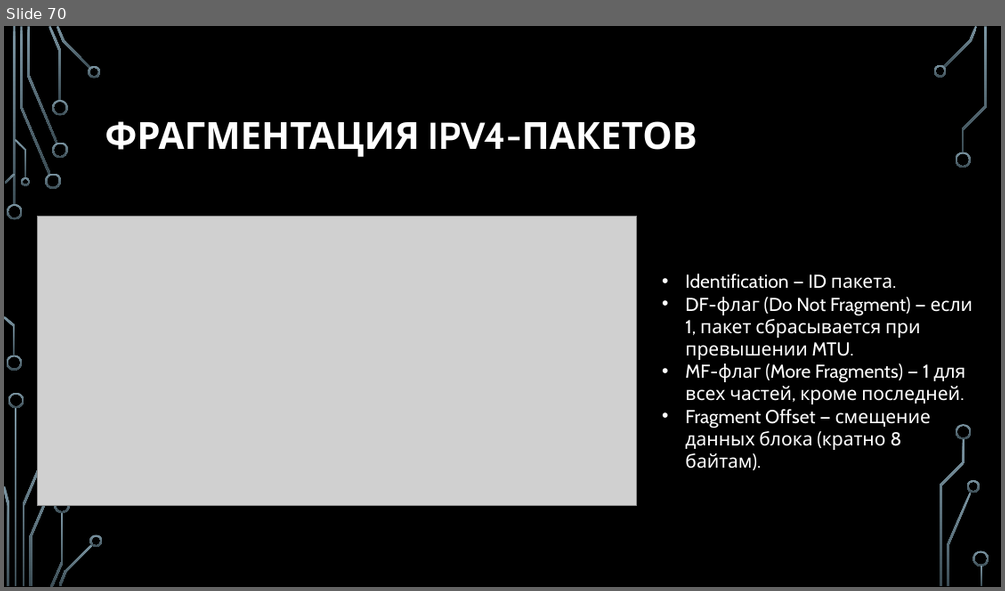
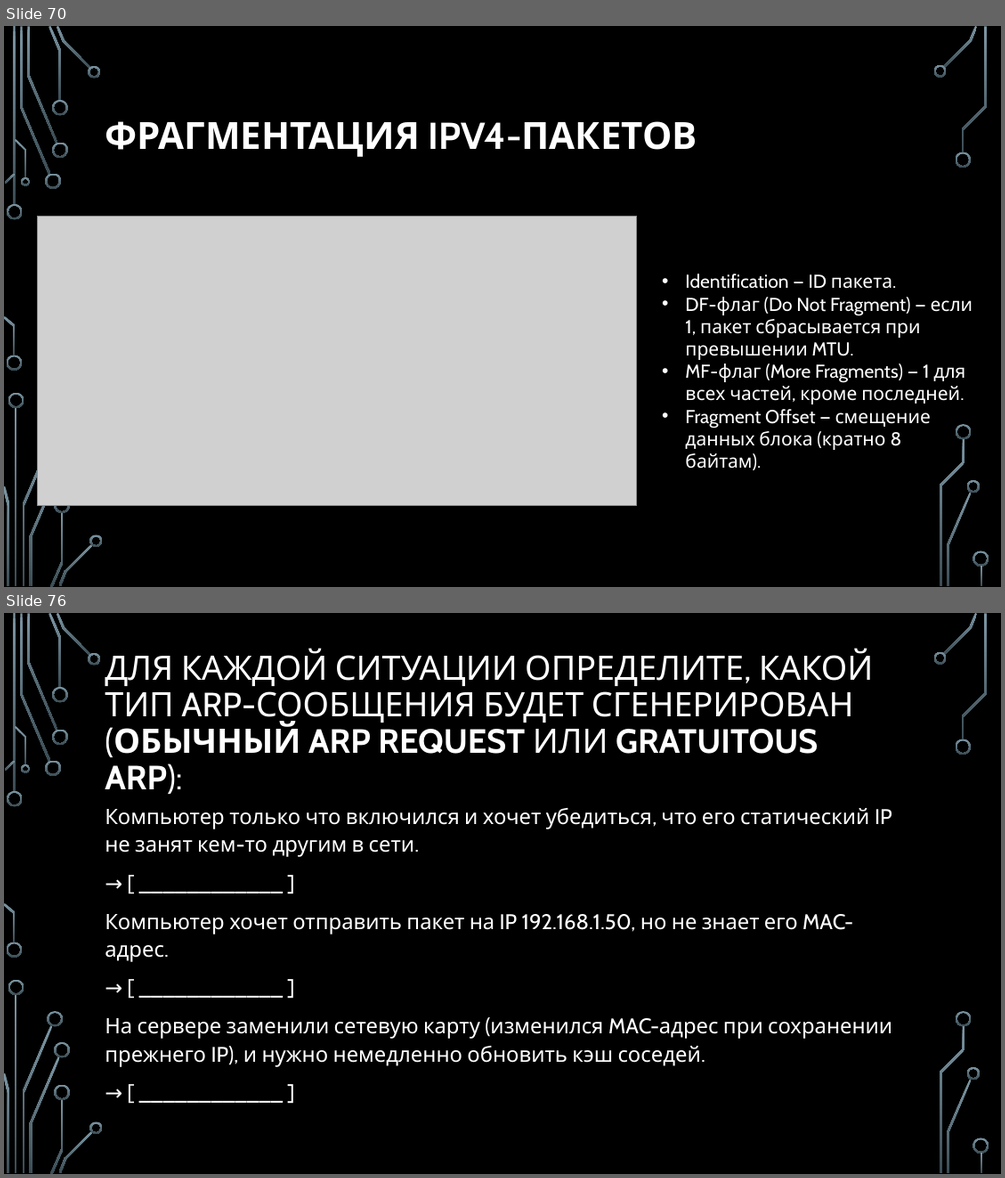
Before and after one commit to nhtgale/itn, a slide deck: 1.7 IP, Routing Basic/1.7 IP Routing Basic.pptx. Shown one above the other, each under a label of ours: slide 70 before the commit, slides 70 and 76 after it; the slides between them are not shown. The pictures are 1005x591 and 1005x1178 pixels, drawn with LibreOffice and Linux fonts; fonts in the diff are those of the drawing; grey boxes stand for pictures; background and template pictures are left out. Boxes give left, top, right and bottom in pixels: in the first picture for what was removed or moved away, otherwise in the second. Text is boxed around its words. In the diff, an @@ line names an element or a change of style, - is before the commit and + after.

```diff
--- a/1.7 IP, Routing Basic/1.7 IP Routing Basic.pptx
+++ b/1.7 IP, Routing Basic/1.7 IP Routing Basic.pptx
@@ slide 76 added at (x1=4, y1=613, x2=1001, y2=1174), background picture (left out); not listed: 34 template elements that a slide beside it also shows @@
@@ title added at (x1=105, y1=649, x2=874, y2=794), 32.4 pt, text #FFFFFF @@
+ДЛЯ КАЖДОЙ СИТУАЦИИ ОПРЕДЕЛИТЕ, КАКОЙ ТИП ARP-СООБЩЕНИЯ БУДЕТ СГЕНЕРИРОВАН (ОБЫЧНЫЙ ARP REQUEST ИЛИ GRATUITOUS ARP):
@@ text added at (x1=105, y1=808, x2=892, y2=1067), 20.4 pt, text #FFFFFF @@
+Компьютер только что включился и хочет убедиться, что его статический IP не занят кем-то другим в сети.
+→ [ ____________ ]
+Компьютер хочет отправить пакет на IP 192.168.1.50, но не знает его MAC-адрес.
+→ [ ____________ ]
+На сервере заменили сетевую карту (изменился MAC-адрес при сохранении прежнего IP), и нужно немедленно обновить кэш соседей.
+→ [ ____________ ]
@@ freeform shape added at (x1=48, y1=1011, x2=63, y2=1027), fill gradient #7C96A3 to #3B4C54 @@
@@ freeform shape added at (x1=54, y1=1042, x2=70, y2=1058), fill gradient #7C96A3 to #3B4C54 @@
```
Also in this commit, not shown: 8 other slides added, 3 other files.
